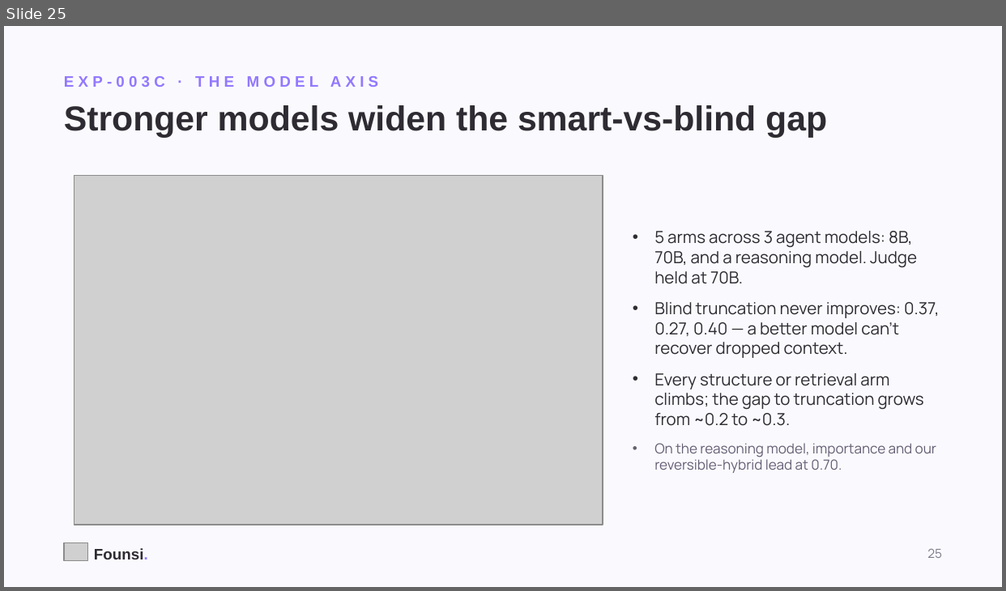
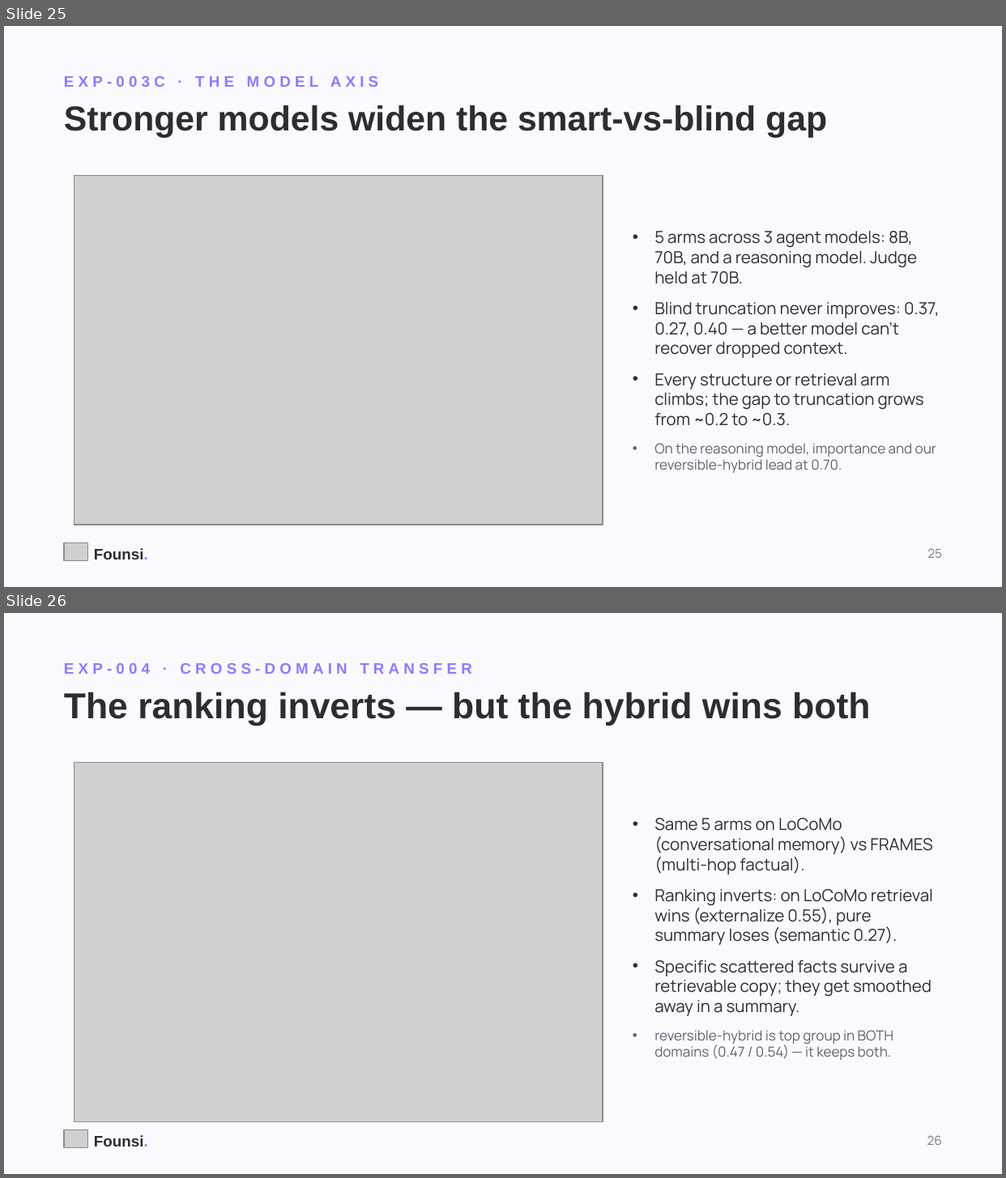
Before and after one commit to kanishkpatel1995/agent-harness, a slide deck: presentation/founsi-context-engineering.pptx. Shown one above the other, each under a label of ours: slide 25 before the commit, slides 25 and 26 after it. The pictures are 1006x591 and 1006x1178 pixels, drawn with LibreOffice and Linux fonts; fonts in the diff are those of the drawing; grey boxes stand for pictures. Boxes give left, top, right and bottom in pixels: in the first picture for what was removed or moved away, otherwise in the second. Text is boxed around its words. In the diff, an @@ line names an element or a change of style, - is before the commit and + after.

```diff
--- a/presentation/founsi-context-engineering.pptx
+++ b/presentation/founsi-context-engineering.pptx
@@ slide 26 added at (4, 613, 1002, 1174), background #FAFAFE @@
@@ text added at (64, 663, 472, 674), 11 pt, text #9378FF, bold @@
+EXP-004 · CROSS-DOMAIN TRANSFER
@@ text added at (64, 692, 870, 726), 26 pt, text #2E2C32, bold @@
+The ranking inverts — but the hybrid wins both
@@ picture added at (74, 763, 603, 1122) @@
@@ text added at (654, 818, 933, 1060), 12 pt, text #2E2C32 @@
+• Same 5 arms on LoCoMo (conversational memory) vs FRAMES (multi-hop factual).
+• Ranking inverts: on LoCoMo retrieval wins (externalize 0.55), pure summary loses (semantic 0.27).
+• Specific scattered facts survive a retrievable copy; they get smoothed away in a summary.
+• reversible-hybrid is top group in BOTH domains (0.47 / 0.54) — it keeps both.
@@ picture added at (64, 1130, 87, 1148) @@
@@ text added at (94, 1135, 148, 1147), 11 pt, text #2E2C32, bold @@
+Founsi.
@@ text added at (927, 1136, 942, 1145), 9 pt, text #7E7A8A @@
+26
```
Also in this commit, not shown: 3 slides changed, 7 other files.
